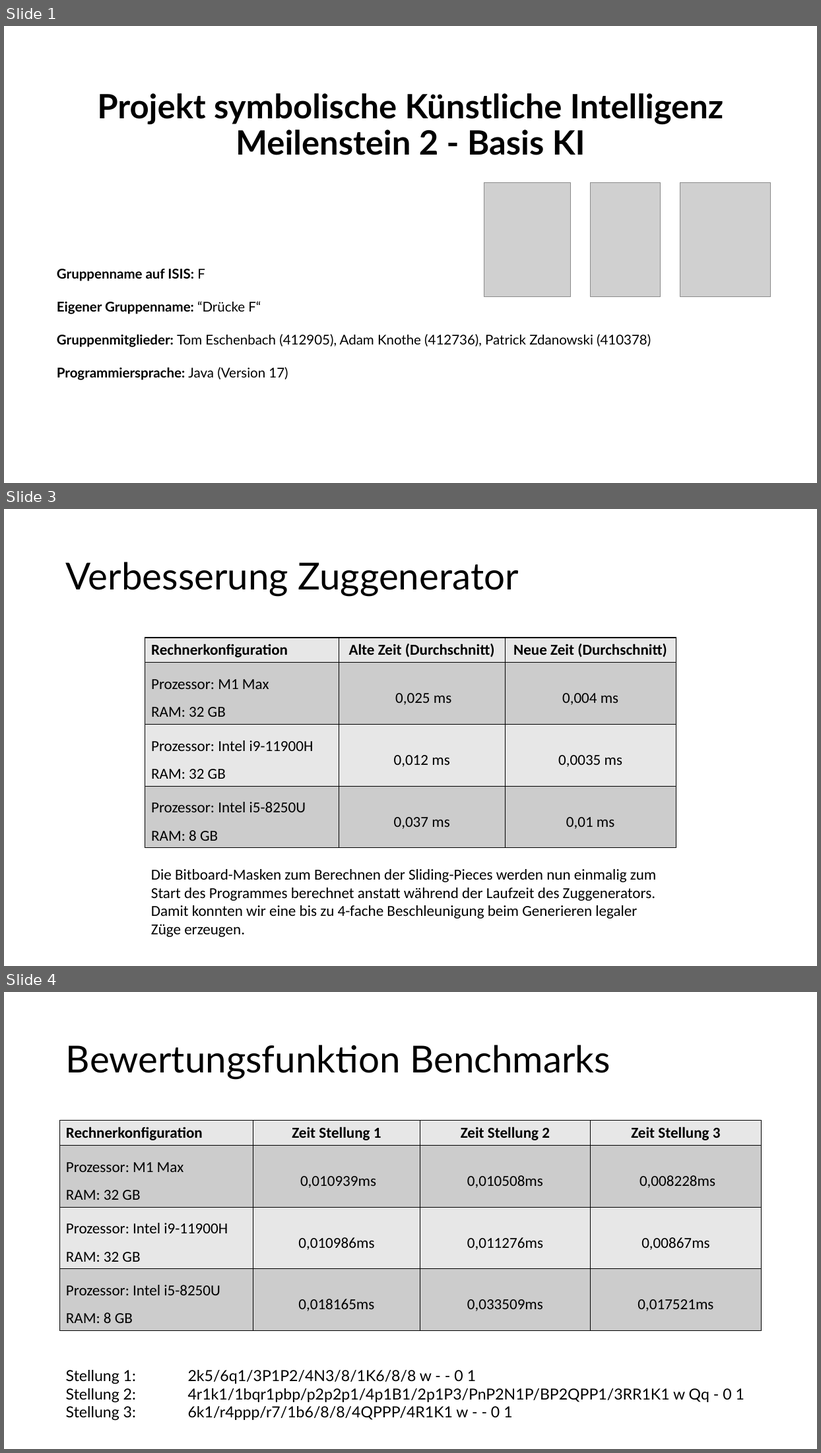
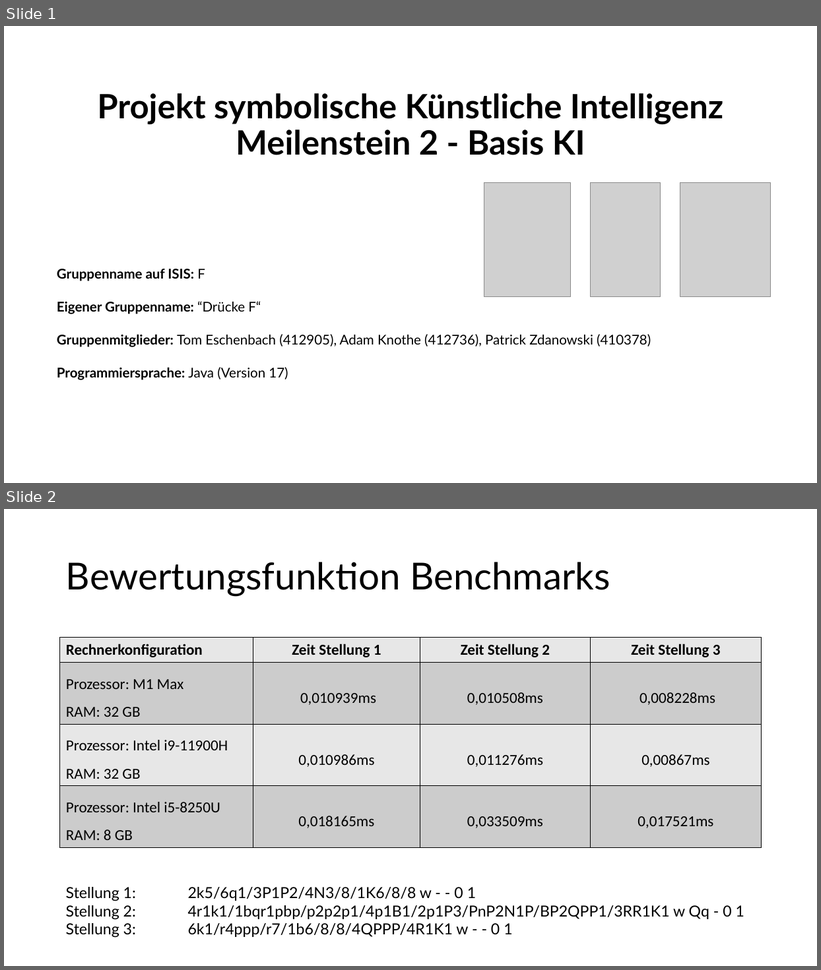
Before and after one commit to patrickzda/chess_engine, a slide deck: PJ_KI_MST2.pptx. Shown one above the other, each under a label of ours: slides 1, 3 and 4 before the commit, slides 1 and 2 after it; the slides between them are not shown. The pictures are 821x1453 and 821x970 pixels, drawn with LibreOffice and Linux fonts; fonts in the diff are those of the drawing; grey boxes stand for pictures. Boxes give left, top, right and bottom in pixels: in the first picture for what was removed or moved away, otherwise in the second. Text is boxed around its words. In the diff, an @@ line names an element or a change of style, - is before the commit and + after.

```diff
--- a/PJ_KI_MST2.pptx
+++ b/PJ_KI_MST2.pptx
@@ slide 3 removed at box(4, 509, 817, 966), background #FFFFFF @@
@@ title removed at box(66, 562, 519, 596) @@
-Verbesserung Zuggenerator
@@ table removed at box(145, 638, 676, 844), 4 rows, 3 columns @@
-Rechnerkonfiguration | Alte Zeit (Durchschnitt) | Neue Zeit (Durchschnitt)
-Prozessor: M1 Max / RAM: 32 GB | 0,025 ms | 0,004 ms
-Prozessor: Intel i9-11900H / RAM: 32 GB | 0,012 ms | 0,0035 ms
-Prozessor: Intel i5-8250U / RAM: 8 GB | 0,037 ms | 0,01 ms
@@ text removed at box(151, 869, 657, 937) @@
-Die Bitboard-Masken zum Berechnen der Sliding-Pieces werden nun einmalig zum Start des Programmes berechnet anstatt während der Laufzeit des Zuggenerators.
-Damit konnten wir eine bis zu 4-fache Beschleunigung beim Generieren legaler Züge erzeugen.
@@ what was slide 4 is now slide 2 @@
```
Also in this commit, not shown: 4 slides changed, 1 other slide removed, 4 other files.
